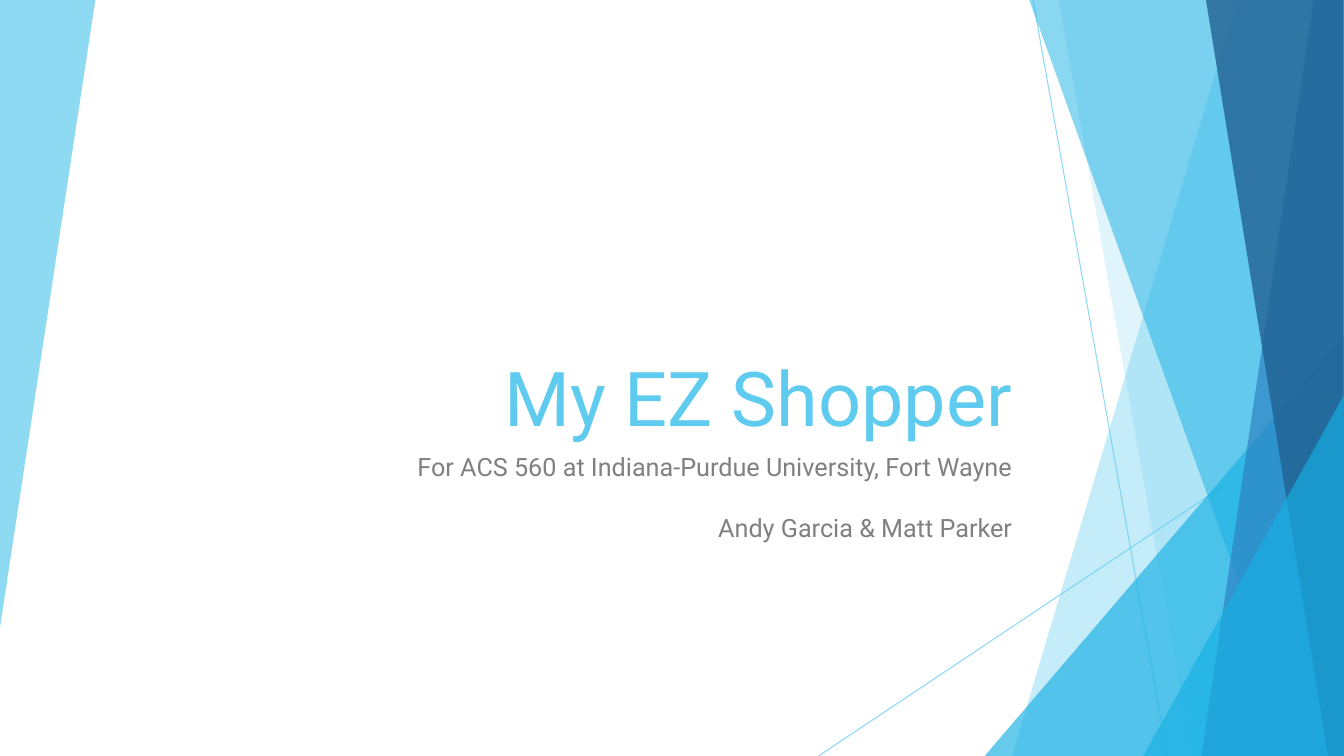
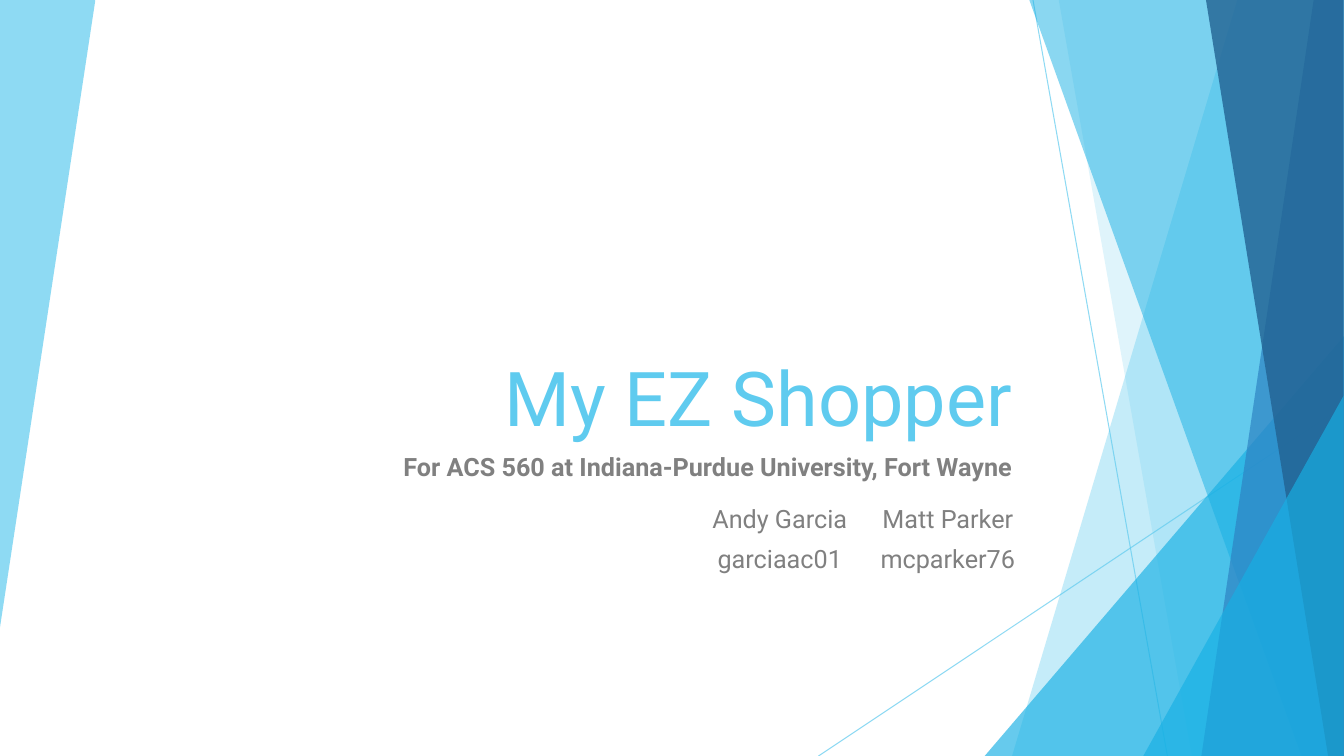
Before and after one commit to garciaac01/acs560_course_project, a slide deck: slide 1 of My EZ Shopper.pptx. Drawn at 1344x756 pixels with LibreOffice and Linux fonts; fonts in the diff are those of the drawing. Boxes give left, top, right and bottom in pixels: in the first picture for what was removed or moved away, otherwise in the second. Text is boxed around its words. In the diff, an @@ line names an element or a change of style, - is before the commit and + after.

Commit message:
Updated PPT

```diff
--- a/My EZ Shopper.pptx
+++ b/My EZ Shopper.pptx
@@ subtitle at [403,457,1011,482]: text changed; bold on @@
-For ACS 560 at Indiana-Purdue University, Fort Wayne
-Andy Garcia & Matt Parker
+For ACS 560 at Indiana-Purdue University, Fort Wayne
@@ table added at [698,501,1033,583], 2 rows, 2 columns @@
+Andy Garcia | Matt Parker
+garciaac01 | mcparker76
```
Also in this commit, not shown: 10 other slides changed, 7 slides added, 2 slides removed.
